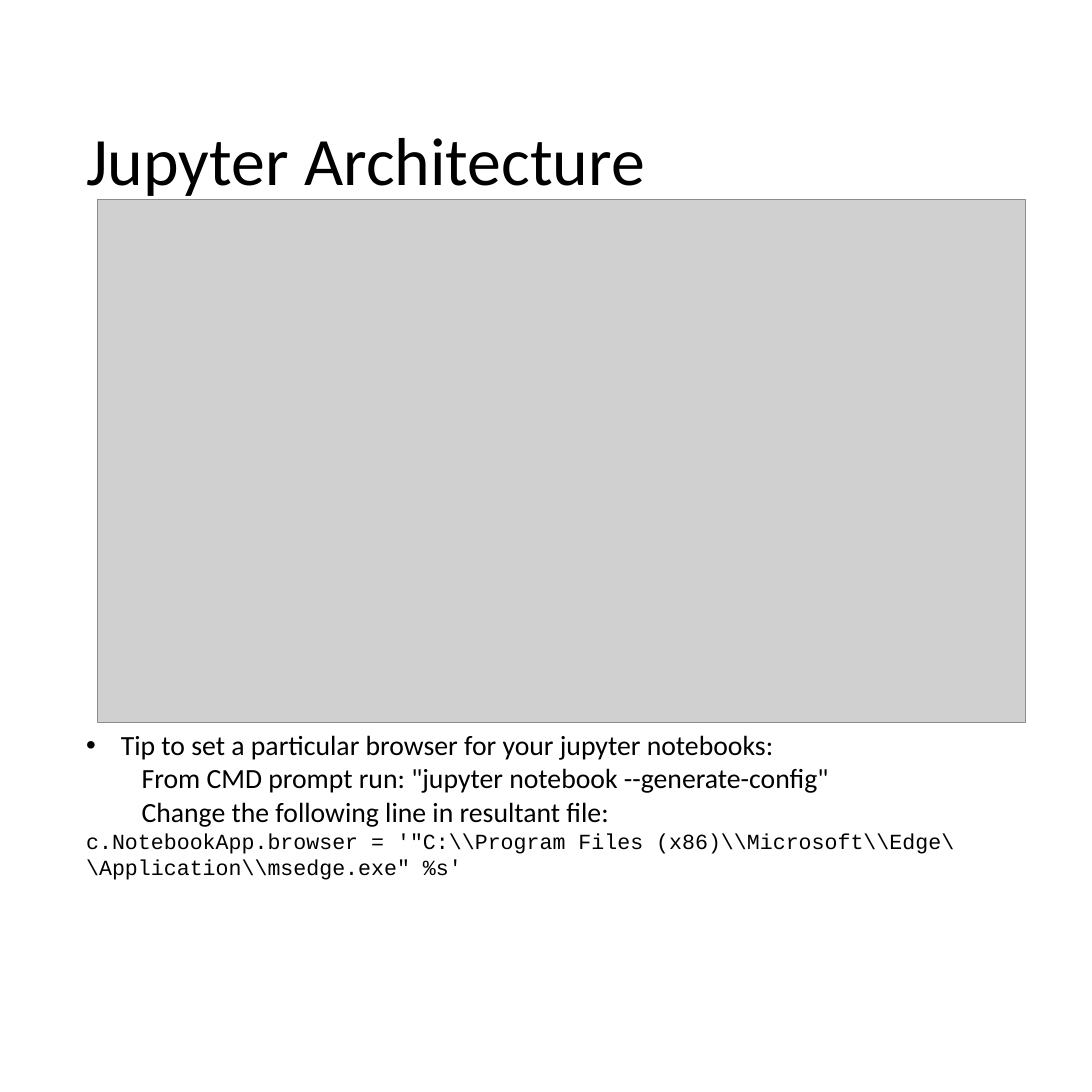
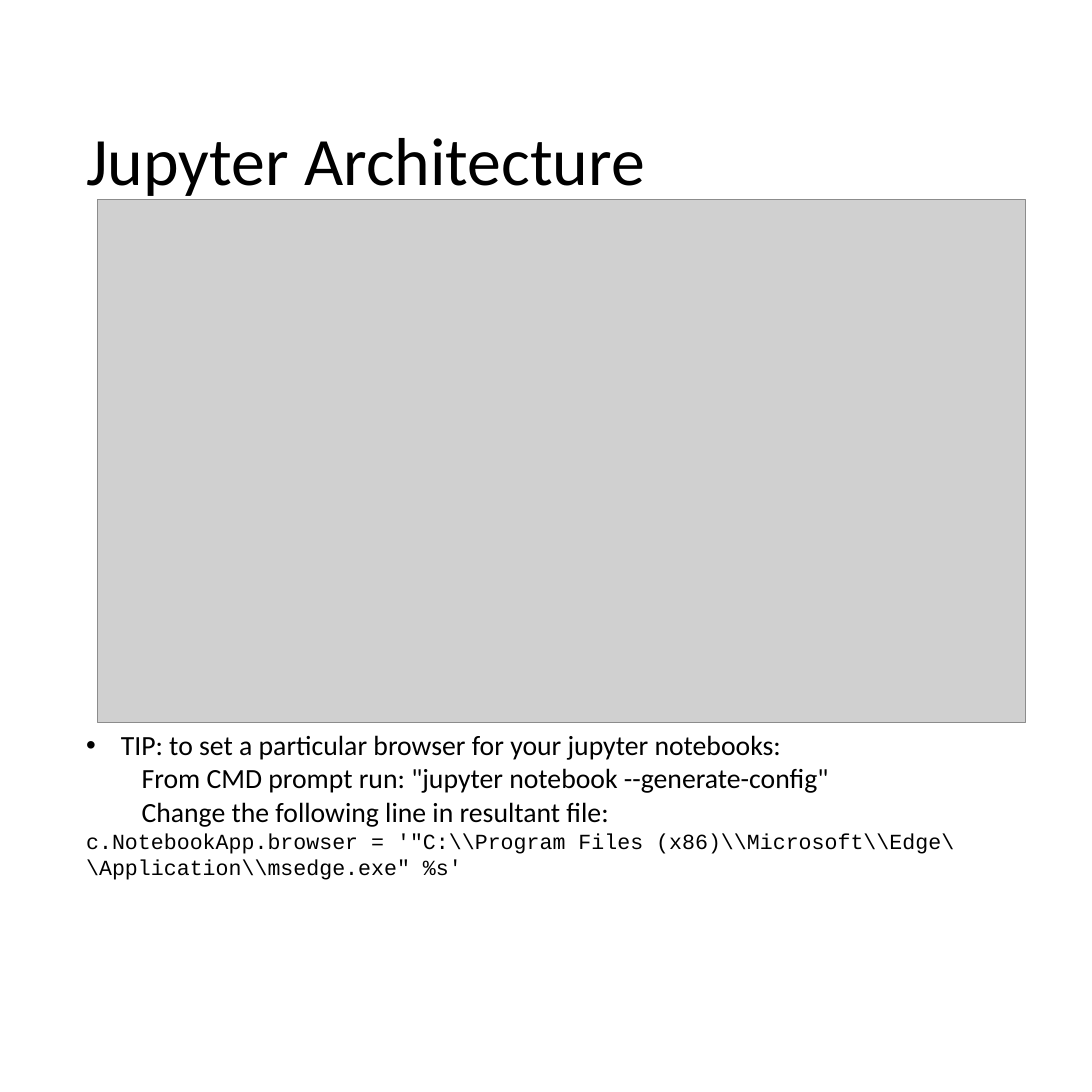
Before and after one commit to mrkbutty/PythonTutButty01, a slide deck: slide 27 of PyTut1_Intro.pptx. Drawn at 1092x1092 pixels with LibreOffice and Linux fonts; fonts in the diff are those of the drawing; grey boxes stand for pictures. Boxes give left, top, right and bottom in pixels: in the first picture for what was removed or moved away, otherwise in the second. Text is boxed around its words. In the diff, an @@ line names an element or a change of style, - is before the commit and + after.

```diff
--- a/PyTut1_Intro.pptx
+++ b/PyTut1_Intro.pptx
@@ text at box(121, 735, 781, 760): text changed @@
-• Tip to set a particular browser for your jupyter notebooks:
+• TIP: to set a particular browser for your jupyter notebooks:
```
Also in this commit, not shown: 10 other slides changed, 1 other file.
